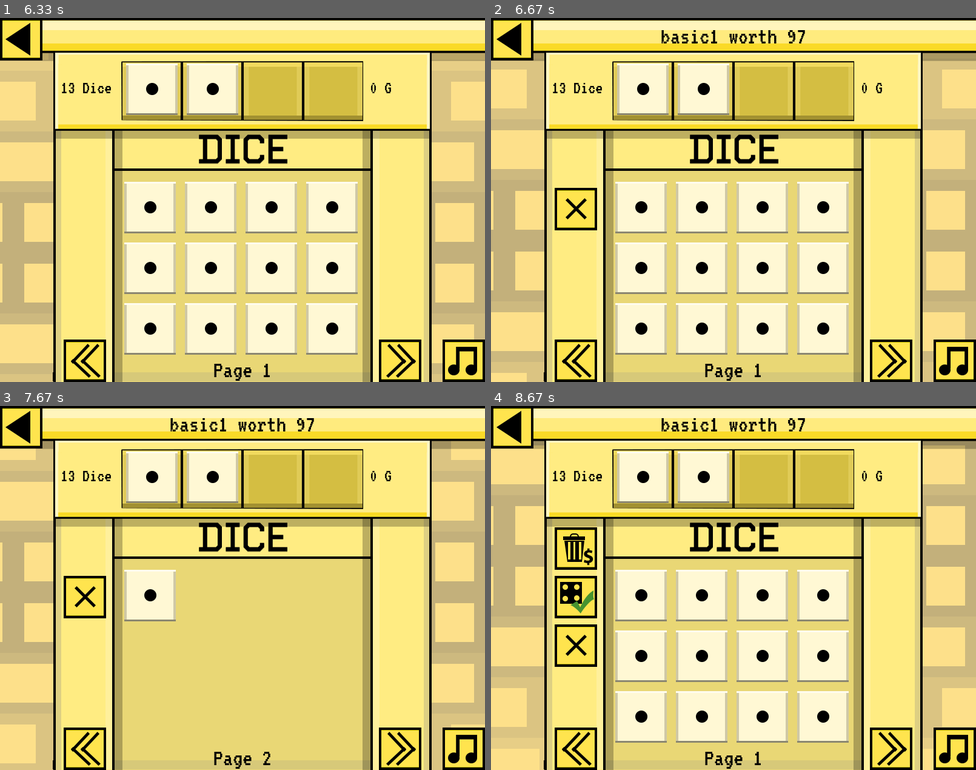
Above: before the commit, frames 1-4 (two rows, left to right).
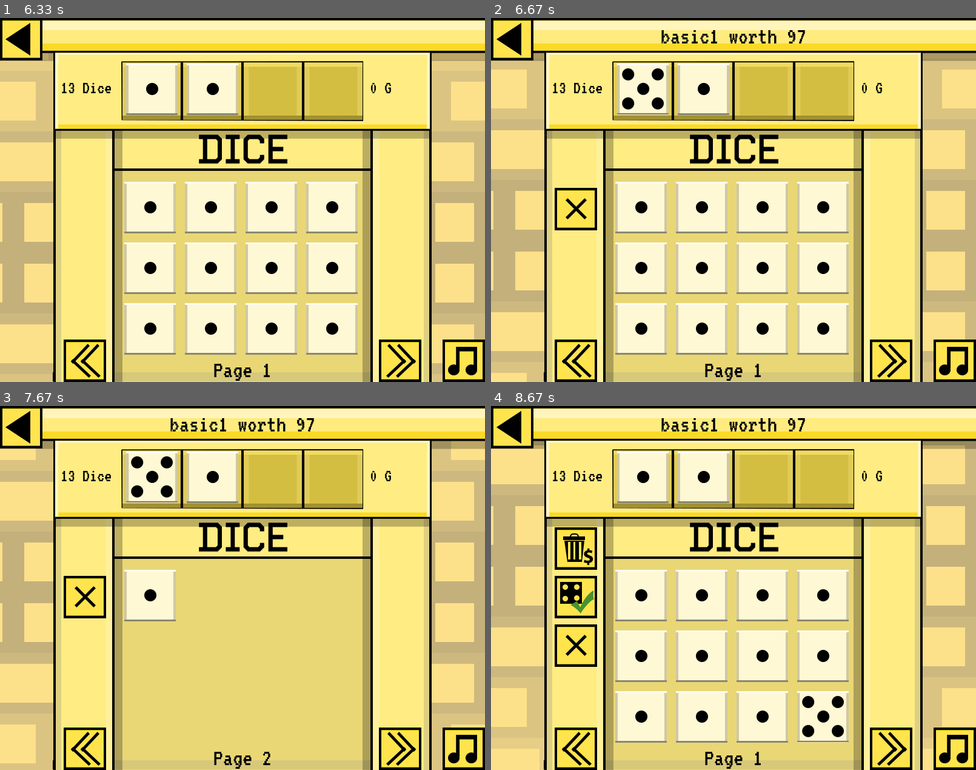
Above: after the commit, the same moments.

Repository: bloopsoup/DANGERdice
Game: pygame game, started from DANGERdice.py
The game is run twice, just before and just after one commit, with the same random seed, the same clock (stepped at 60 frames per second) and the same inputs.
Inputs (mouse positions are in pixels of both pictures, inside the frame that each line leads up to):
- Up to frame 1 (6.33 s): click (242, 203) at 3.68 s; click (446, 119) at 4.02 s; click (465, 360) at 4.35 s; move the mouse to (392, 192) at 4.63 s; click (392, 192) at 4.68 s; type "an" at 5.52 s; type "n" at 5.72 s; tap Enter at 5.85 s; click (126, 265) at 6.12 s
- Up to frame 2 (6.67 s): click "HP: 100 / 100" at 6.45 s
- Up to frame 3 (7.67 s): click (169, 693) at 6.78 s; click (397, 748) at 7.12 s; click (164, 471) at 7.45 s
- Up to frame 4 (8.67 s): click (578, 748) at 7.78 s; click (617, 493) at 8.12 s; click (820, 708) at 8.45 s

Frame 1 is identical in both runs. In frame 2, 0.3% of the frame differs, in the area x 26-37%, y 13-27%; in frame 3, 0.3%; in frame 4, 0.3%.

Commit message:
migrated game_over

Diff:
--- a/DANGERdice.py
+++ b/DANGERdice.py
@@ -2,7 +2,7 @@
 import pygame
 import sys
 from controller import Control
-from controller.states import Attributions, MainMenu, Intro, PlayerMenu, Inventory, Ending
+from controller.states import Attributions, MainMenu, Intro, PlayerMenu, Inventory, Ending, GameOver
 
 
 ###############
@@ -42,7 +42,8 @@
     "player_menu": PlayerMenu(),
     "inventory": Inventory(),
     "intro": Intro(),
-    "ending": Ending()
+    "ending": Ending(),
+    "game_over": GameOver()
 }
 
 ###############
--- a/controller/states/__init__.py
+++ b/controller/states/__init__.py
@@ -5,3 +5,4 @@
 from .player_menu import PlayerMenu
 from .inventory import Inventory
 from .ending import Ending
+from .game_over import GameOver
--- a/controller/states/game_over.py
+++ b/controller/states/game_over.py
@@ -1,38 +1,29 @@
+from .state import State
+from ..utils import music_handler
+from ..loader import load_static, load_sound, load_some_sprites, load_all_sprites, load_idle_animation
+from ..themes import BUTTON_DEFAULT
+from gui.elements import StaticBG, MovingBackgroundElement, Button, Idle
+
+
 class GameOver(State):
     """You died. Quit or load past save."""
 
     def __init__(self):
         super().__init__()
+        self.player_display = Idle(load_all_sprites("player"), (350, 472), None, load_idle_animation("player"))
+
+    def setup_canvas(self):
+        self.canvas.add_element(MovingBackgroundElement([load_static("tall_squares")], (0, 2), (800, 600)), 0)
+        self.canvas.add_element(StaticBG([load_static("bricks")], (0, 0)), 0)
+        self.canvas.add_element(StaticBG([load_static("game_over")], (0, 0)), 0)
+        self.canvas.add_element(Button(load_some_sprites("quit"), (150, 200), BUTTON_DEFAULT, self.return_menu), 0)
+        self.canvas.add_element(Button(load_some_sprites("music"), (730, 530), BUTTON_DEFAULT, music_handler.toggle), 0)
+        self.canvas.add_element(self.player_display, 0)
 
     def startup(self):
-        handle_music("menu.mp3")
-
-        # Setup Canvas
-        self.canvas = Canvas()
-        self.canvas.add_element(MovingBackgroundElement([load_img(load_s("back1.png"))], (0, 2), (800, 600)), 0)
-        self.canvas.add_element(StaticBG([load_img(load_s("bricks.png"))], (0, 0)), 0)
-        self.canvas.add_element(StaticBG([load_img(load_s("gameover.png"))], (0, 0)), 0)
-
-        self.canvas.add_element(Butt(Control.sheets["button2"].load_some_images(4, 0, 3), (0, 0), BUTTON_DEFAULT,
-                                     self.return_menu), 0)
-        self.canvas.add_element(Butt(Control.sheets["button"].load_some_images(1, 0, 3), (730, 530), BUTTON_DEFAULT,
-                                     handle_music), 0)
-
-        # Setup Player (should be hardcoded as Player dimensions are constant)
-        self.player.name_display(True)
-        self.player.health_display(False)
-        self.player.display_mode("")
-
-        self.player.status(False)
-        self.player.image = self.player.images[13]
-        self.player.direct_move(350, 472)
-
-    # Functions. Some are redundant but whatever.
+        self.setup_canvas()
+        music_handler.change(load_sound("menu", False))
 
     def return_menu(self):
-        """Goes back to the main menu. Since the player died, everything is reset for the next run if
-           the user still wants to be in the same session."""
-        self.player.reset_player()
-        self.player.dice_set = [State.gen_dice("basic1"), State.gen_dice("basic1")]
-        # Shop.refill()
+        """Goes back to the main menu."""
         self.to("main_menu")
